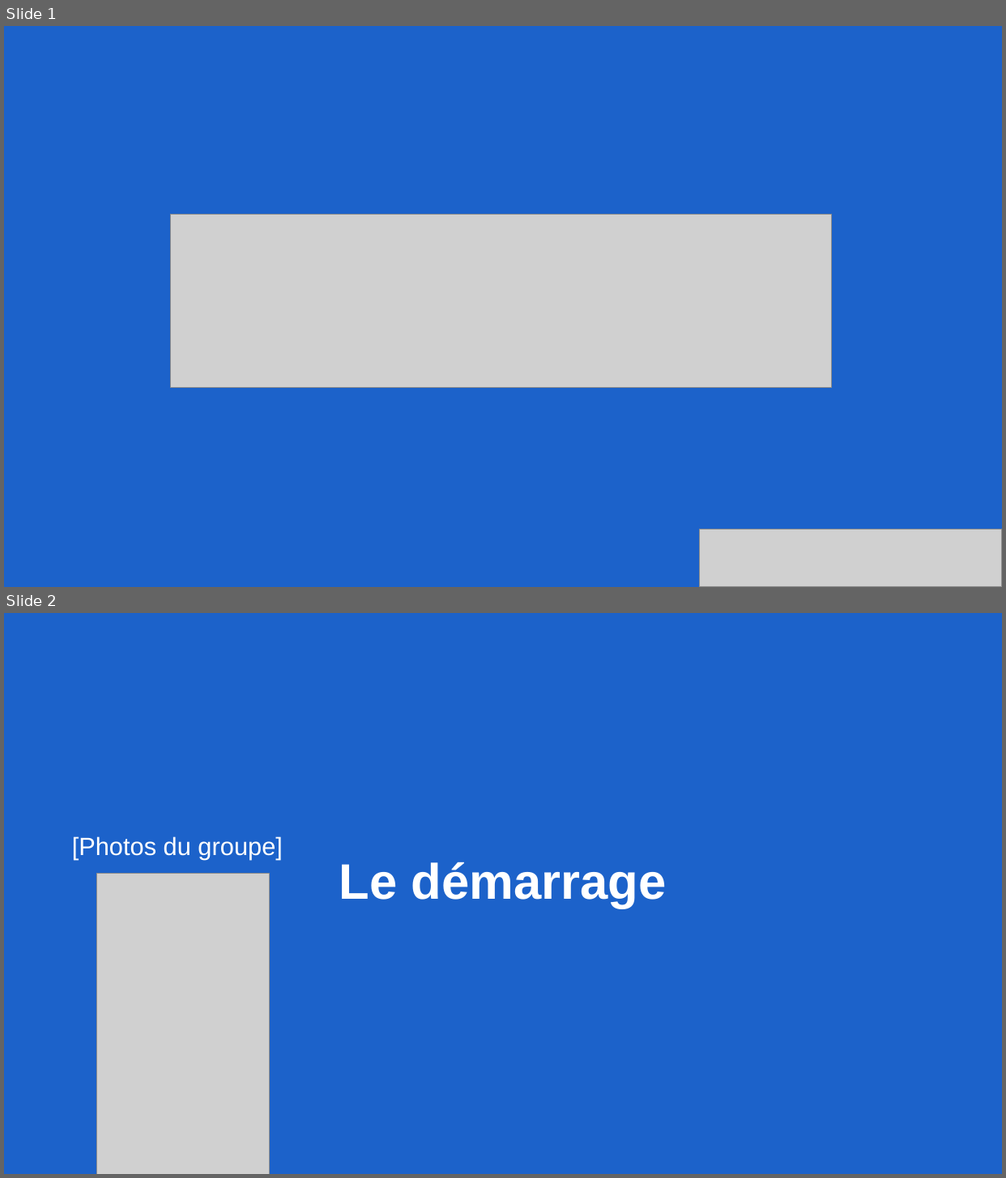
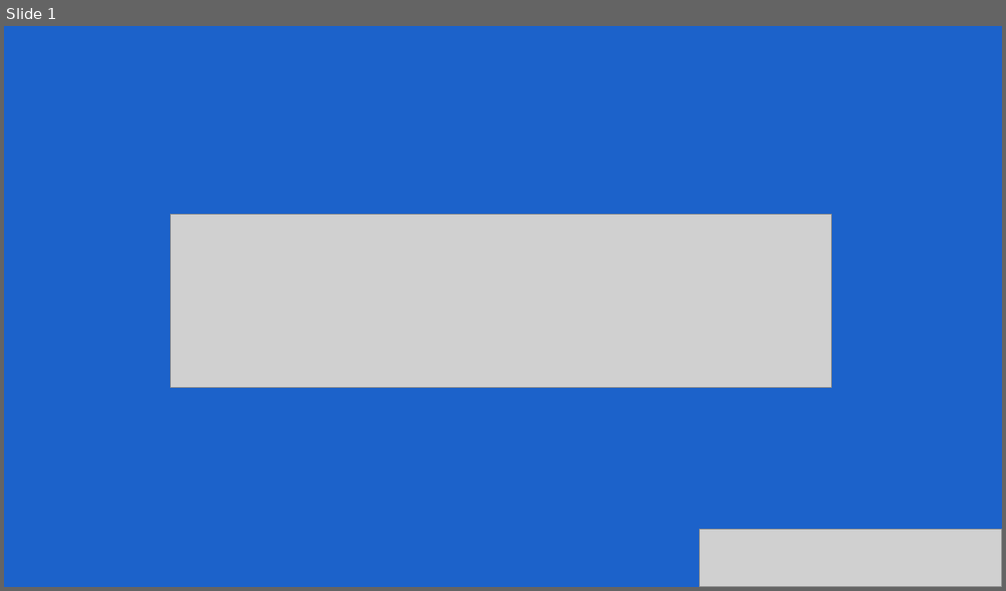
Before and after one commit to SkillUflow/RePlaced, a slide deck: .documents/Présentation - mercredi 22 mai/Soutenance du projet.pptx. Shown one above the other, each under a label of ours: slides 1 and 2 before the commit, slide 1 after it. The pictures are 1006x1178 and 1006x591 pixels, drawn with LibreOffice and Linux fonts; fonts in the diff are those of the drawing; grey boxes stand for pictures. Boxes give left, top, right and bottom in pixels: in the first picture for what was removed or moved away, otherwise in the second. Text is boxed around its words. In the diff, an @@ line names an element or a change of style, - is before the commit and + after.

```diff
--- a/.documents/Présentation - mercredi 22 mai/Soutenance du projet.pptx
+++ b/.documents/Présentation - mercredi 22 mai/Soutenance du projet.pptx
@@ slide 2 removed at (x1=4, y1=613, x2=1002, y2=1174), background #FFFFFF @@
@@ rectangle removed at (x1=4, y1=613, x2=1002, y2=1174) @@
@@ text removed at (x1=72, y1=837, x2=282, y2=860) @@
-[Photos du groupe]
@@ picture removed at (x1=96, y1=874, x2=269, y2=1174) @@
@@ title removed at (x1=339, y1=862, x2=667, y2=908) @@
-Le démarrage
```
Also in this commit, not shown: 3 slides added, 9 other slides removed, 2 other files.
